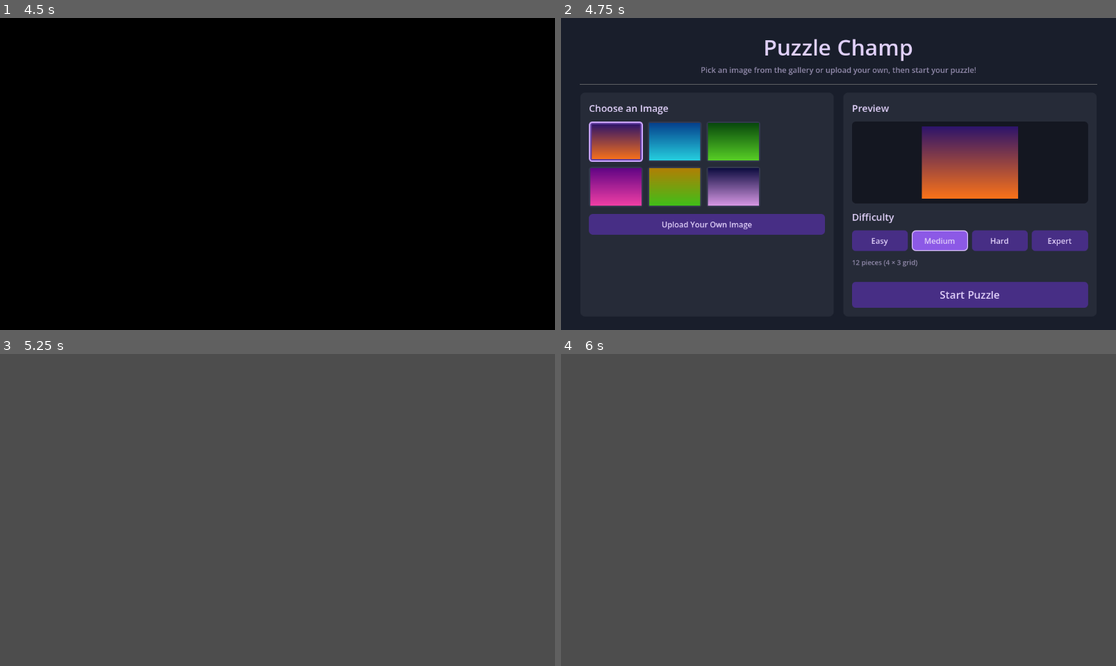
Above: before the commit, frames 1-4 (two rows, left to right).
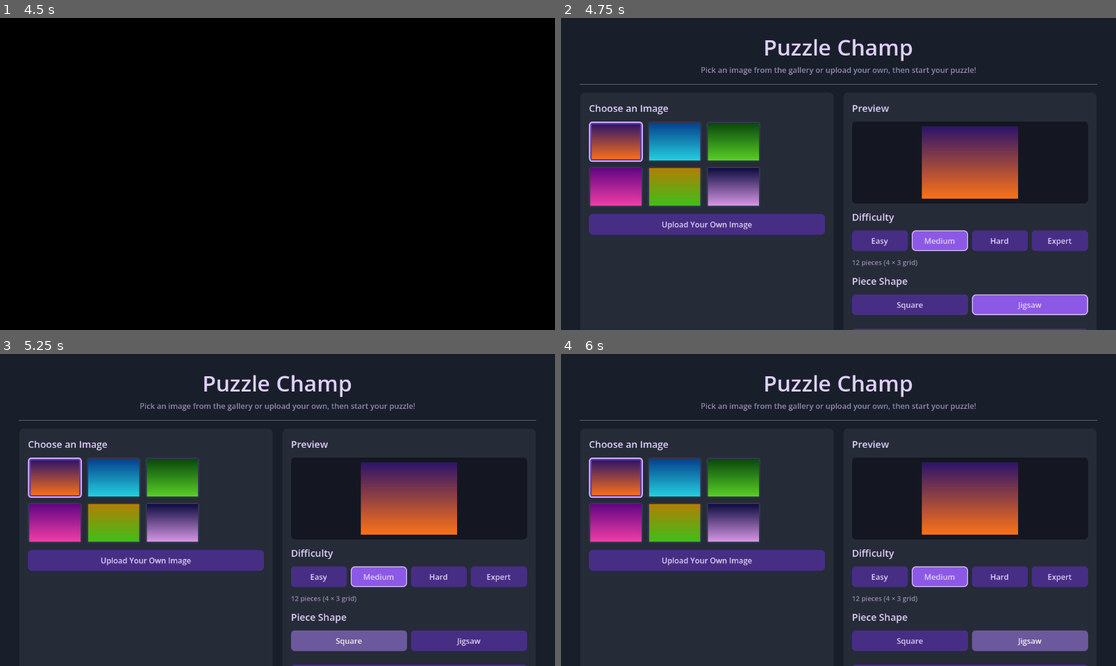
Above: after the commit, the same moments.

Repository: woodbase/puzzel-champ
Game: Godot game, scene res://scenes/splash/splash.tscn
Two runs of this game, one before a commit and one after it. Both use one fixed random seed, a clock stepped at 60 frames per second and the inputs below.
Inputs (mouse positions are in pixels of both pictures, inside the frame that each line leads up to):
- Up to frame 1 (4.5 s): move the mouse to (399, 158) at 0.52 s; click (399, 158) at 0.67 s; tap Enter at 1.25, 2.75 s; drag from (166, 189) to (249, 236) at 1.27 s; tap Space at 2, 3.5 s; move the mouse to (333, 105) at 2.02 s; click (333, 105) at 2.17 s; drag from (249, 236) to (111, 127) at 2.77 s; move the mouse to (444, 220) at 3.52 s; click (444, 220) at 3.67 s; drag from (111, 127) to (194, 96) at 4.27 s
- Up to frame 2 (4.75 s): no input
- Up to frame 3 (5.25 s): click (349, 641) at 5 s, where only the run after the commit has a clickable "Square"
- Up to frame 4 (6 s): click (1032, 641) at 5.75 s, where only the run after the commit has a clickable "Jigsaw"

Frame 1 is identical in both runs. In frame 2, 4.0% of the frame differs, in the area x 52-95%, y 83-100%; in frame 3, 99%, in the area x 0-100%, y 0-100%; in frame 4, 99%.
Error before the commit: Parse Error: Cannot infer the type of "piece_data_array" variable because the value doesn't have a set type. (res://scripts/puzzle_board.gd:255)

Commit message:
feat: implement selectable puzzle piece shapes (Square/Jigsaw) with UI and persistence
Co-authored-by: woodbase <3465694+woodbase@users.noreply.github.com>

Diff:
--- a/scripts/game_state.gd
+++ b/scripts/game_state.gd
@@ -16,3 +16,6 @@
 
 ## Number of puzzle rows.
 var rows: int = 3
+
+## Selected piece shape. Possible values: "square", "jigsaw".
+var piece_shape: String = "jigsaw"
--- a/scripts/main_menu.gd
+++ b/scripts/main_menu.gd
@@ -6,6 +6,12 @@
 	{"label": "Medium", "cols": 4, "rows": 3},
 	{"label": "Hard",   "cols": 6, "rows": 4},
 	{"label": "Expert", "cols": 8, "rows": 6},
+]
+
+# ─── Piece shape presets ──────────────────────────────────────────────────────
+const SHAPES: Array[Dictionary] = [
+	{"label": "Square", "key": "square"},
+	{"label": "Jigsaw", "key": "jigsaw"},
 ]
 
 # ─── Built-in gradient palette for the sample gallery ────────────────────────
@@ -32,10 +38,12 @@
 var _selected_path: String       = ""
 var _active_gallery_idx: int     = -1
 var _difficulty_index: int       = 1
+var _shape_index: int            = 1  # default: Jigsaw
 
 var _gallery_textures: Array[ImageTexture] = []
 var _gallery_items: Array[PanelContainer]  = []
 var _diff_btns: Array[Button]              = []
+var _shape_btns: Array[Button]             = []
 
 var _preview_rect: TextureRect  = null
 var _no_image_lbl: Label        = null
@@ -64,6 +72,10 @@
 		_find_difficulty_index(GameState.cols, GameState.rows)
 	)
 
+	_apply_shape(
+		_find_shape_index(GameState.piece_shape)
+	)
+
 # ─── Texture generation ───────────────────────────────────────────────────────
 
 func _build_gallery_textures() -> void:
@@ -295,6 +307,27 @@
 	_piece_count_lbl.add_theme_font_size_override("font_size", 14)
 	_piece_count_lbl.add_theme_color_override("font_color", SUBTEXT_COLOR)
 	vbox.add_child(_piece_count_lbl)
+
+	# ── Piece Shape ──
+	var shape_hdr := Label.new()
+	shape_hdr.text = "Piece Shape"
+	shape_hdr.add_theme_font_size_override("font_size", 20)
+	shape_hdr.add_theme_color_override("font_color", TEXT_COLOR)
+	vbox.add_child(shape_hdr)
+
+	var shape_row := HBoxContainer.new()
+	shape_row.add_theme_constant_override("separation", 8)
+	vbox.add_child(shape_row)
+
+	_shape_btns.clear()
+	for i in range(SHAPES.size()):
+		var s := SHAPES[i]
+		var btn := _make_button(s["label"])
+		btn.size_flags_horizontal = Control.SIZE_EXPAND_FILL
+		var si := i
+		btn.pressed.connect(func() -> void: _apply_shape(si))
+		shape_row.add_child(btn)
+		_shape_btns.append(btn)
 
 	# Spacer.
 	var spacer := Control.new()
@@ -435,6 +468,36 @@
 			return i
 	return 1  # default: Medium
 
+
+func _apply_shape(index: int) -> void:
+	_shape_index = index
+
+	# Refresh button highlight.
+	for i in range(_shape_btns.size()):
+		var btn := _shape_btns[i]
+		var active := (i == index)
+		var sb := StyleBoxFlat.new()
+		_set_corner_radius(sb, 8)
+		sb.bg_color = ACCENT_COLOR if active else BTN_COLOR
+		if active:
+			sb.border_width_left   = 2
+			sb.border_width_right  = 2
+			sb.border_width_top    = 2
+			sb.border_width_bottom = 2
+			sb.border_color = Color(0.85, 0.75, 1.0)
+		sb.content_margin_left   = 14
+		sb.content_margin_right  = 14
+		sb.content_margin_top    = 10
+		sb.content_margin_bottom = 10
+		btn.add_theme_stylebox_override("normal", sb)
+
+
+func _find_shape_index(key: String) -> int:
+	for i in range(SHAPES.size()):
+		if SHAPES[i]["key"] == key:
+			return i
+	return 1  # default: Jigsaw
+
 # ─── Event handlers ───────────────────────────────────────────────────────────
 
 func _on_upload_pressed() -> void:
@@ -466,6 +529,7 @@
 	GameState.gallery_index = _active_gallery_idx
 	GameState.cols          = d["cols"]
 	GameState.rows          = d["rows"]
+	GameState.piece_shape   = SHAPES[_shape_index]["key"]
 	get_tree().change_scene_to_file("res://scenes/puzzle_board.tscn")
 
 
--- a/scripts/puzzle_board.gd
+++ b/scripts/puzzle_board.gd
@@ -38,6 +38,9 @@
 
 ## Guard flag: prevents overlapping rebuild calls.
 var _building: bool = false
+
+## Currently selected piece shape key (mirrors GameState.piece_shape).
+var _piece_shape: String = "jigsaw"
 
 
 func _ready() -> void:
@@ -48,6 +51,7 @@
 		source_texture = GameState.image_texture
 		cols           = GameState.cols
 		rows           = GameState.rows
+		_piece_shape   = GameState.piece_shape
 
 	_build_hud()
 
@@ -259,14 +263,19 @@
 
 	var viewport_size := get_viewport_rect().size
 
+	# Resolve the shape enum value from the string key.
+	var shape_enum: int = PuzzleGeneratorScript.PieceShape.JIGSAW
+	if _piece_shape == "square":
+		shape_enum = PuzzleGeneratorScript.PieceShape.SQUARE
+
 	for pd in piece_data_array:
 		var col: int = pd.grid_pos.x
 		var row: int = pd.grid_pos.y
 
-		# Generate jigsaw polygon and masked texture for this piece.
-		var polygon := _generator.generate_piece_polygon(pd, piece_size)
+		# Generate polygon and masked texture for this piece.
+		var polygon := _generator.generate_piece_polygon(pd, piece_size, shape_enum)
 		var region  := Rect2i(col * piece_size, row * piece_size, piece_size, piece_size)
-		var texture := _generator.create_piece_texture(image, region, polygon)
+		var texture := _generator.create_piece_texture(image, region, polygon, shape_enum)
 
 		# Correct world position is the centre of the grid cell.
 		var correct_pos := Vector2(
--- a/scripts/puzzle_generator.gd
+++ b/scripts/puzzle_generator.gd
@@ -1,4 +1,10 @@
 extends RefCounted
+
+## Enum for puzzle piece shapes.
+enum PieceShape {
+	SQUARE,
+	JIGSAW
+}
 
 ## Enum for puzzle piece edge types.
 enum EdgeType {
@@ -53,10 +59,29 @@
 ## Fraction of piece_size used as the tab protrusion depth.
 const TAB_DEPTH_RATIO: float = 0.25
 
+## Generates a polygon for the given piece.
+## shape selects the piece style: PieceShape.SQUARE or PieceShape.JIGSAW.
+## Returns a PackedVector2Array polygon.
+func generate_piece_polygon(piece_data: PieceData, piece_size: int, shape: int = PieceShape.JIGSAW) -> PackedVector2Array:
+	if shape == PieceShape.SQUARE:
+		return _square_polygon(piece_size)
+	return _jigsaw_polygon(piece_data, piece_size)
+
+
+## Returns a plain square polygon with no tabs.
+func _square_polygon(piece_size: int) -> PackedVector2Array:
+	var s := float(piece_size)
+	var polygon := PackedVector2Array()
+	polygon.append(Vector2(0.0, 0.0))
+	polygon.append(Vector2(s, 0.0))
+	polygon.append(Vector2(s, s))
+	polygon.append(Vector2(0.0, s))
+	return polygon
+
+
 ## Generates a jigsaw polygon for the given piece.
 ## tab_depth = piece_size * TAB_DEPTH_RATIO; edges are built in order: top, right, bottom, left.
-## Returns a PackedVector2Array polygon.
-func generate_piece_polygon(piece_data: PieceData, piece_size: int) -> PackedVector2Array:
+func _jigsaw_polygon(piece_data: PieceData, piece_size: int) -> PackedVector2Array:
 	var polygon := PackedVector2Array()
 	var tab_depth: float = piece_size * TAB_DEPTH_RATIO
 	var s: float = float(piece_size)
@@ -139,17 +164,23 @@
 
 
 ## Creates a masked puzzle-piece texture from the source image.
-## The texture is expanded uniformly by the maximum OUT-tab protrusion so that
-## tabs are not clipped. The piece cell remains centred in the returned texture,
-## so callers can position a centred Sprite2D at the cell's world-space centre.
+## For jigsaw pieces the texture is expanded uniformly by the maximum OUT-tab
+## protrusion so that tabs are not clipped. Square pieces use zero padding and
+## the texture matches the cell size exactly.
+## For jigsaw pieces the cell is centred within the padded texture, so callers
+## can position a centred Sprite2D at the cell's world-space centre.
 ##
 ## Steps: (1) expand region by padding, (2) extract expanded pixels,
 ## (3) create mask, (4) shift polygon into padded space + fill,
 ## (5) apply mask via blit_rect_mask. Returns the resulting ImageTexture.
-func create_piece_texture(image: Image, region: Rect2i, polygon: PackedVector2Array) -> ImageTexture:
+func create_piece_texture(image: Image, region: Rect2i, polygon: PackedVector2Array, shape: int = PieceShape.JIGSAW) -> ImageTexture:
 	# Padding = maximum extent an OUT tab protrudes beyond the piece bounding box.
-	var tab_depth := float(region.size.x) * TAB_DEPTH_RATIO
-	var padding := int(ceil(tab_depth * _TAB_HEAD_BULGE))
+	var padding: int
+	if shape == PieceShape.JIGSAW:
+		var tab_depth := float(region.size.x) * TAB_DEPTH_RATIO
+		padding = int(ceil(tab_depth * _TAB_HEAD_BULGE))
+	else:
+		padding = 0
 
 	var padded_size := Vector2i(region.size.x + 2 * padding, region.size.y + 2 * padding)
 
